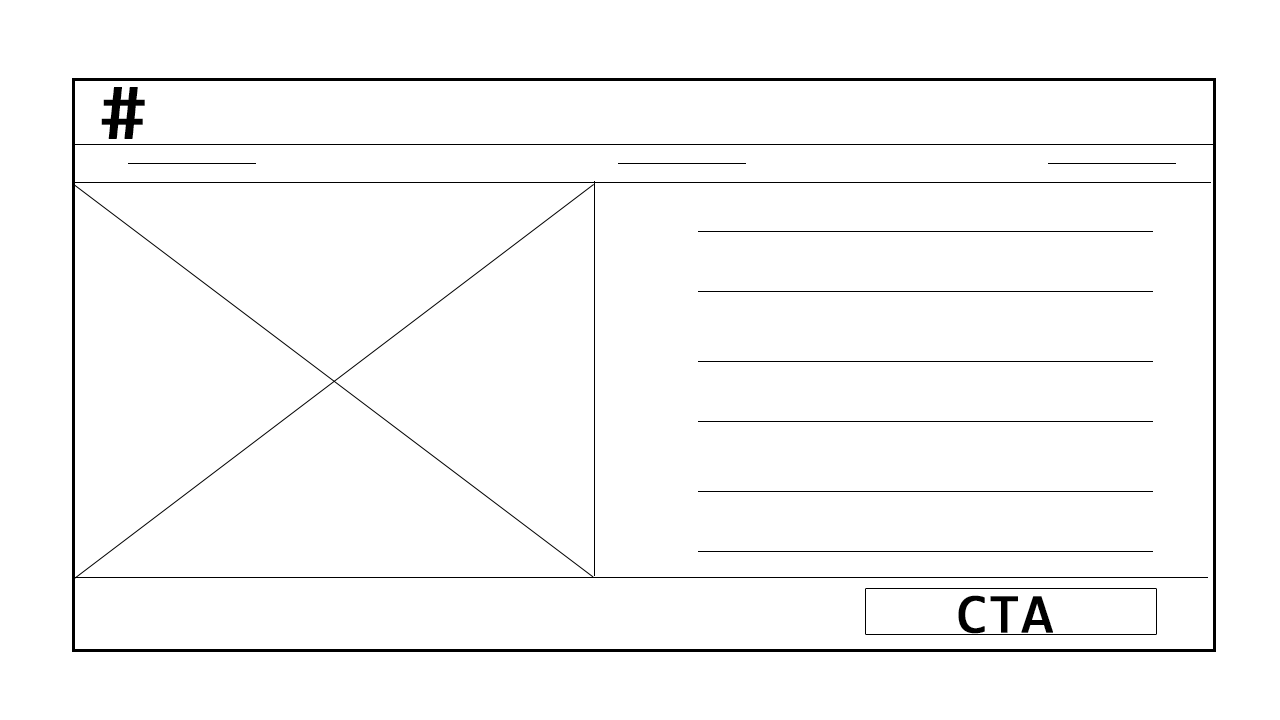
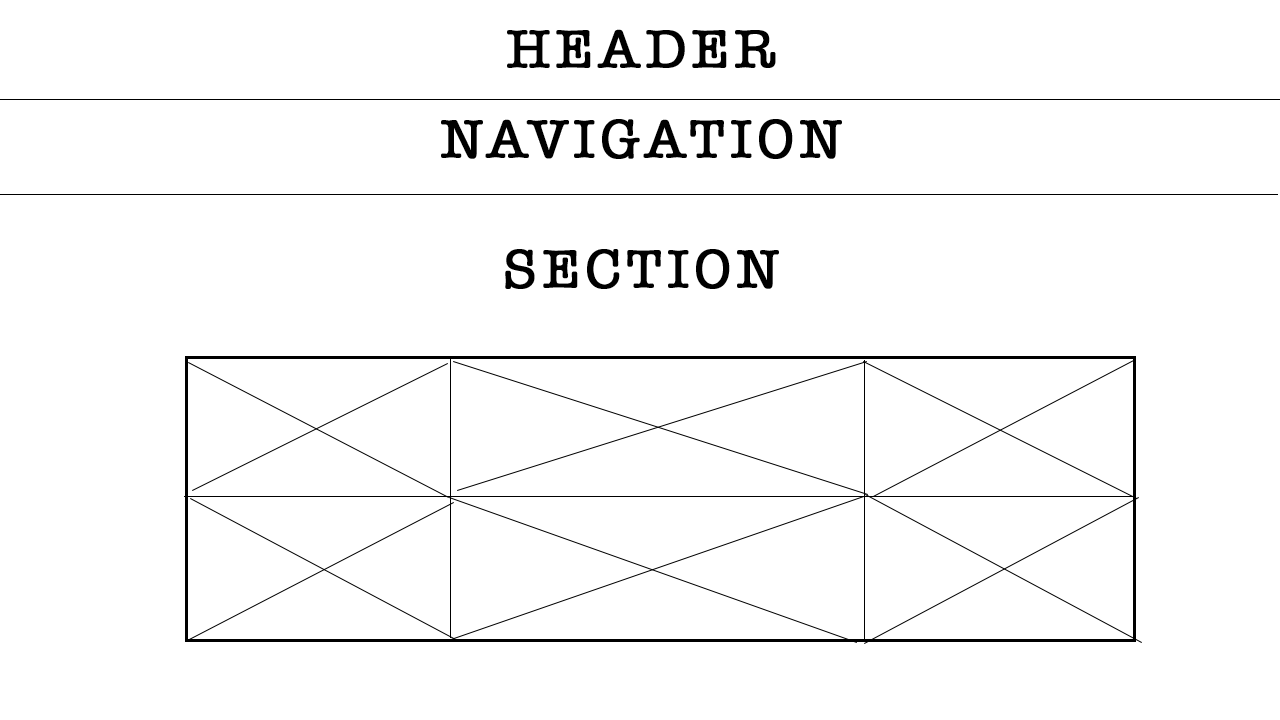
Layers edited between the first and the second w=1280, h=720 image:
added layer "Shape 26" above "Shape 25" over [864, 497, 1139, 644]
added layer "Shape 25" above "Shape 24" over [865, 494, 1142, 643]
added layer "Shape 24" above "Shape 23" over [448, 496, 864, 641]
added layer "Shape 23" above "Shape 22" over [449, 497, 857, 643]
added layer "Shape 22" above "Shape 21" over [863, 361, 1137, 499]
added layer "Shape 21" above "Shape 20" over [453, 361, 868, 495]
added layer "Shape 20" above "Shape 19" over [873, 360, 1134, 497]
added layer "Shape 19" above "Shape 18" over [457, 361, 867, 491]
added layer "Shape 18" above "Shape 17" over [192, 363, 448, 491]
added layer "Shape 17" above "Shape 16" over [190, 498, 456, 640]
added layer "Shape 16" above "Shape 15" over [189, 502, 454, 640]
added layer "Shape 15" above "Shape 14" over [188, 362, 449, 498]
added layer "Shape 14" above "Shape 13" over [184, 360, 1134, 639]
added layer "Shape 13" above "Rectangle 5" over [450, 358, 451, 638]
added layer "Rectangle 5" above "SECTION" over [185, 356, 1136, 642]
added layer "SECTION" above "NAVIGATION" over [505, 249, 779, 289]
added layer "NAVIGATION" above "HEADER" over [441, 119, 842, 159]
added layer "HEADER" above "Shape 12" over [507, 29, 776, 68]
added layer "Shape 12" above "Mockup 2" over [0, 99, 1280, 195]
hid group "Mockup 2" (17 layers) over [72, 78, 1216, 652]
